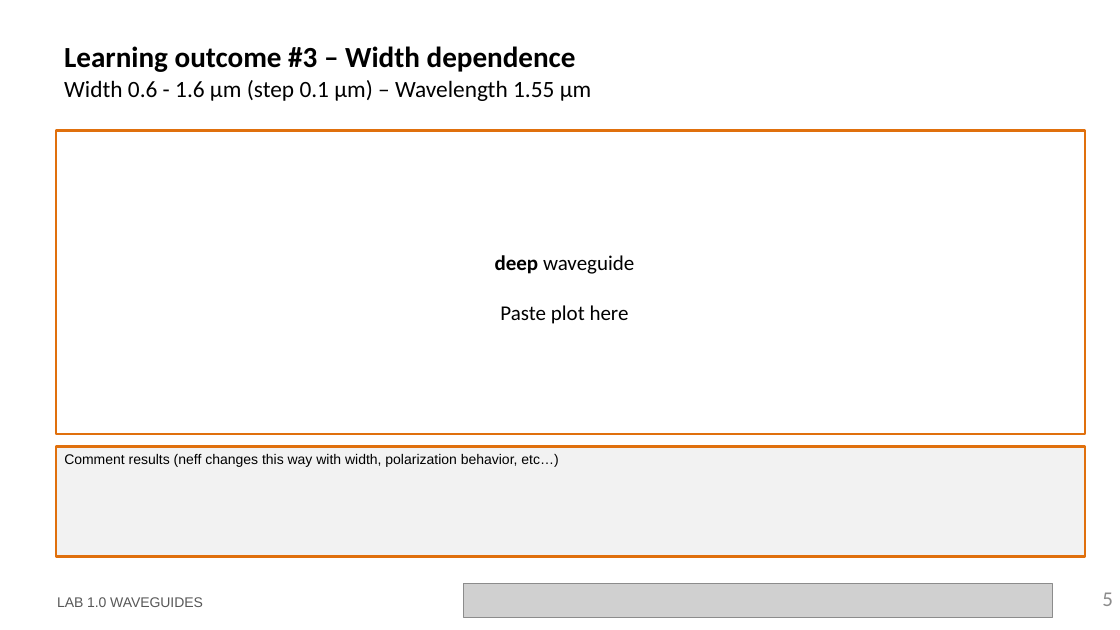
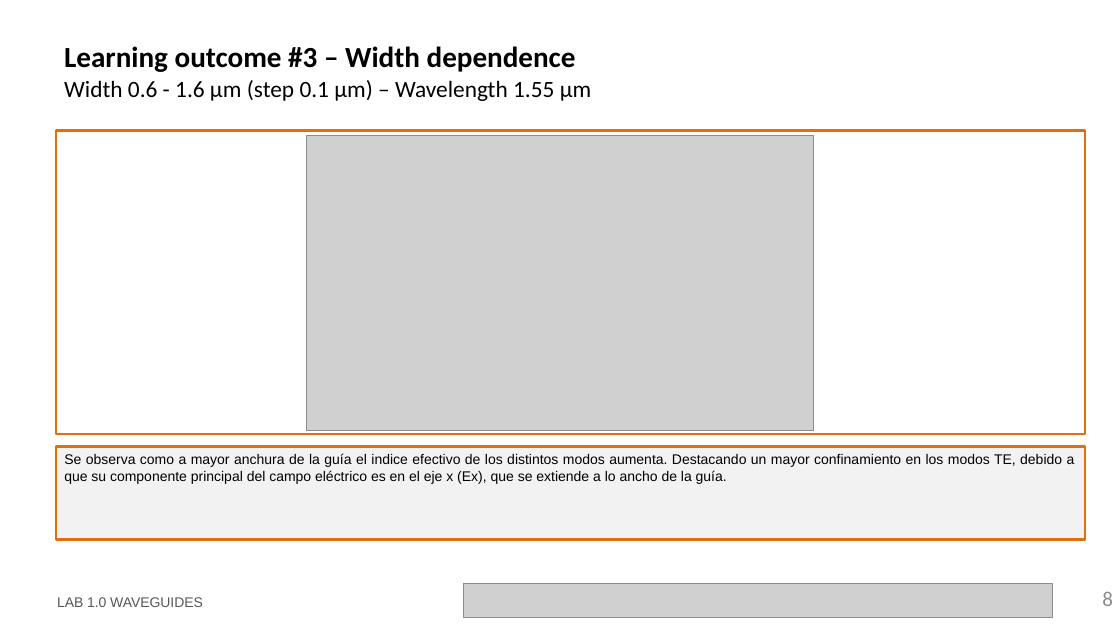
Before and after one commit to jllanoh/cifoin-lab1, a slide deck: slide 8 of LabBook_10.pptx (slide 5 before the commit). Drawn at 1120x630 pixels with LibreOffice and Linux fonts; fonts in the diff are those of the drawing; grey boxes stand for pictures; background and template pictures are left out. Boxes give left, top, right and bottom in pixels: in the first picture for what was removed or moved away, otherwise in the second. Text is boxed around its words. In the diff, an @@ line names an element or a change of style, - is before the commit and + after.

```diff
--- a/LabBook_10.pptx
+++ b/LabBook_10.pptx
@@ picture added at <box>307,135,814,430</box> @@
@@ rectangle "Se observa como a mayor ...": place and size @@
-rectangle "Se observa como a mayor ..." at <box>56,447,1086,557</box>
+rectangle "Se observa como a mayor ..." at <box>56,447,1086,540</box>
@@ text in rectangle at <box>64,453,1075,484</box>: text changed @@
-Comment results (neff changes this way with width, polarization behavior, etc…)
+Se observa como a mayor anchura de la guía el indice efectivo de los distintos modos aumenta. Destacando un mayor confinamiento en los modos TE, debido a que su componente principal del campo eléctrico es en el eje x (Ex), que se extiende a lo ancho de la guía.
@@ page number at <box>1102,592,1113,606</box>: text changed @@
-5
+8
```
Also in this commit, not shown: 2 other slides changed, 3 slides added, 1 other file.
